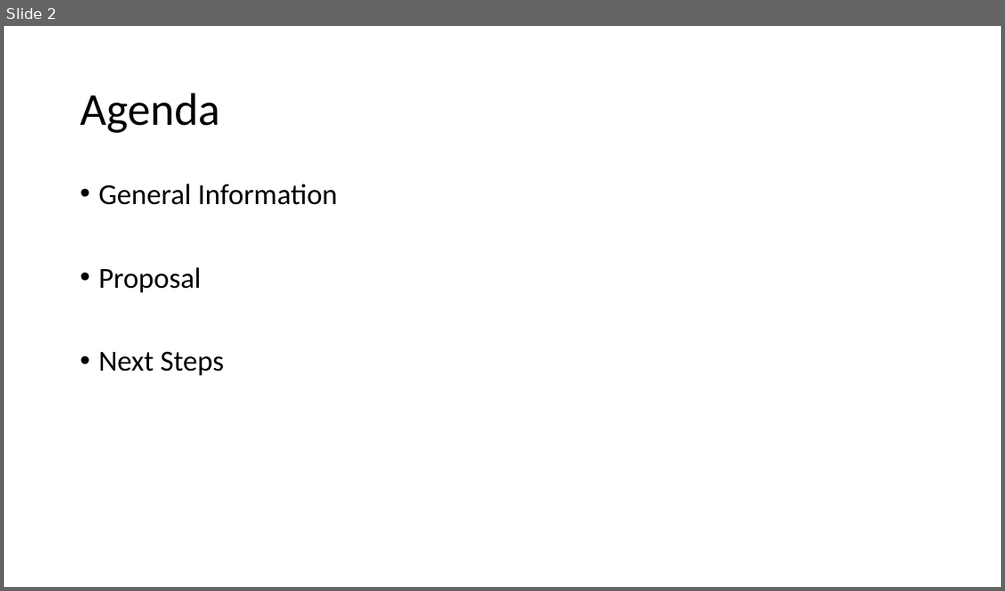
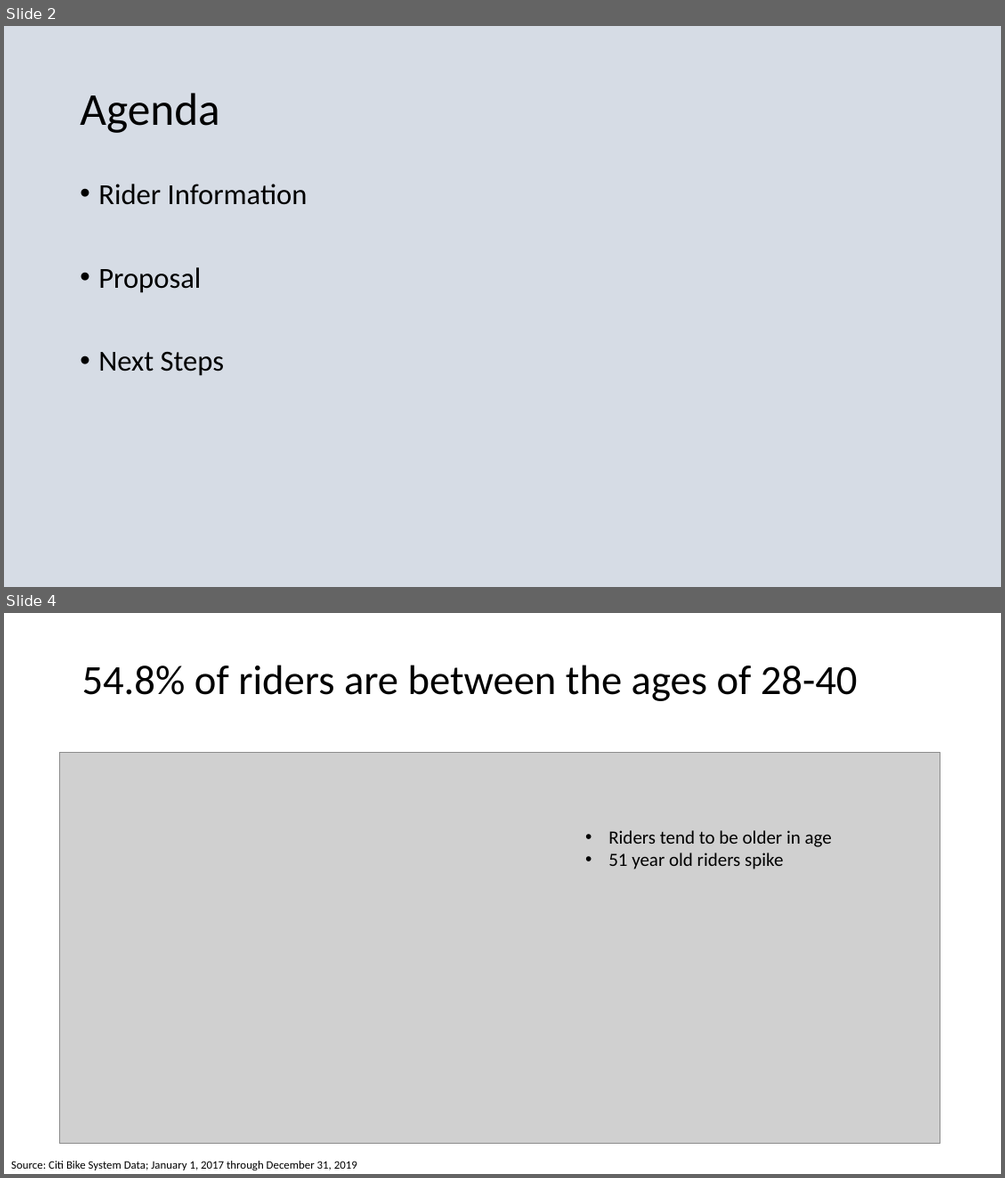
Before and after one commit to cglovertenn/Citi_Bike_Expanded, a slide deck: CitiBike_Final.pptx. Shown one above the other, each under a label of ours: slide 2 before the commit, slides 2 and 4 after it; the slides between them are not shown. The pictures are 1005x591 and 1005x1178 pixels, drawn with LibreOffice and Linux fonts; fonts in the diff are those of the drawing; grey boxes stand for pictures. Boxes give left, top, right and bottom in pixels: in the first picture for what was removed or moved away, otherwise in the second. Text is boxed around its words. In the diff, an @@ line names an element or a change of style, - is before the commit and + after.

```diff
--- a/CitiBike_Final.pptx
+++ b/CitiBike_Final.pptx
@@ slide 4 added at box(4, 613, 1001, 1174), background #FFFFFF @@
@@ title added at box(82, 665, 858, 701), 40 pt, text #000000 @@
+54.8% of riders are between the ages of 28-40
@@ picture added at box(59, 752, 940, 1143) @@
@@ text added at box(608, 830, 832, 869), 18 pt, text #000000 @@
+• Riders tend to be older in age
+• 51 year old riders spike
@@ text added at box(11, 1160, 357, 1171), 11 pt, text #000000 @@
+Source: Citi Bike System Data; January 1, 2017 through December 31, 2019
@@ slide 2 changed as well @@
@@ background #FFFFFF to #D6DCE5 @@
@@ text at box(98, 184, 307, 205): text changed @@
-• General Information
+• Rider Information
```
Also in this commit, not shown: 3 other slides changed, 7 other slides added, 7 slides removed.
